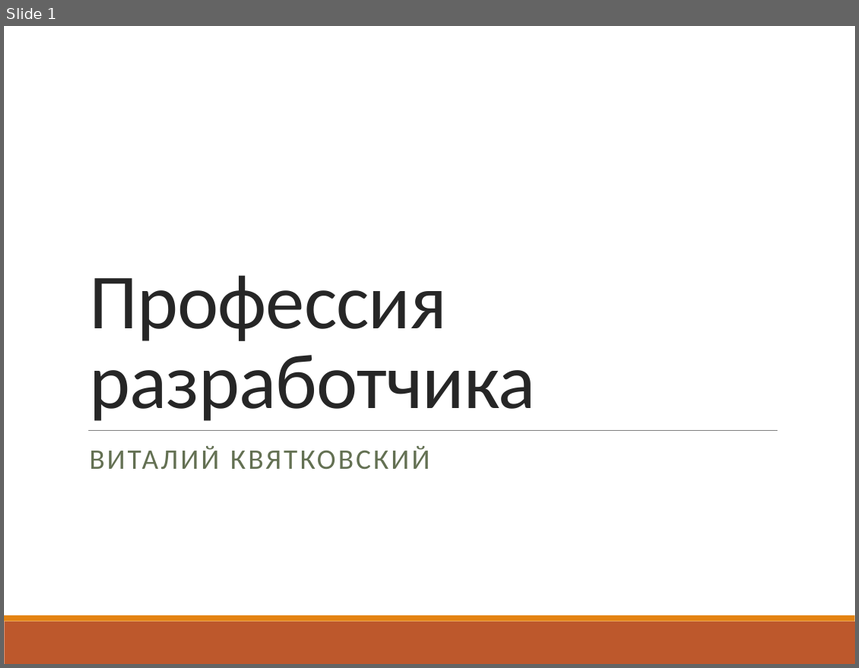
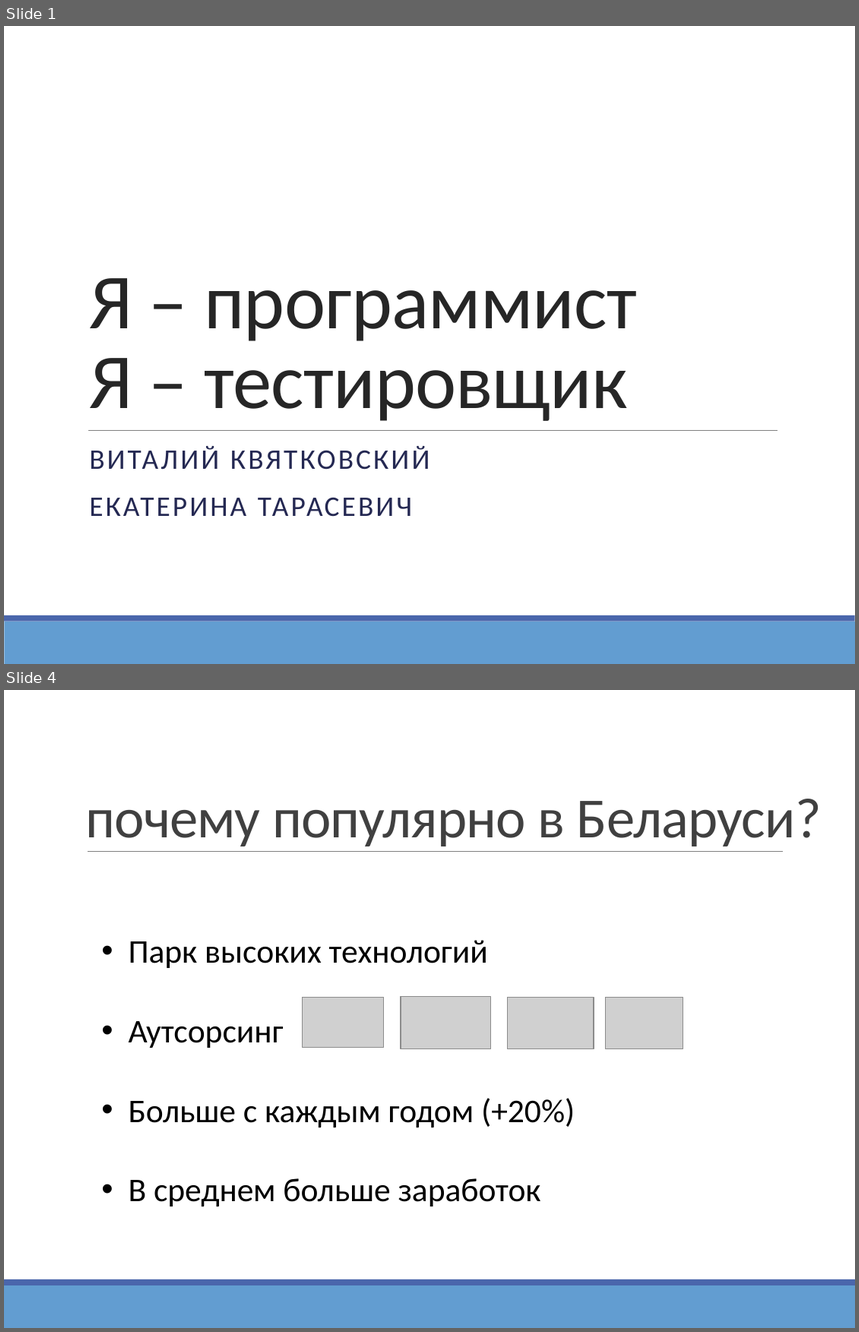
Before and after one commit to vitali-kviatkouski/personal, a slide deck: epamkids/EPAMKids.pptx. Shown one above the other, each under a label of ours: slide 1 before the commit, slides 1 and 4 after it; the slides between them are not shown. The pictures are 859x668 and 859x1332 pixels, drawn with LibreOffice and Linux fonts; fonts in the diff are those of the drawing; grey boxes stand for pictures. Boxes give left, top, right and bottom in pixels: in the first picture for what was removed or moved away, otherwise in the second. Text is boxed around its words. In the diff, an @@ line names an element or a change of style, - is before the commit and + after.

```diff
--- a/epamkids/EPAMKids.pptx
+++ b/epamkids/EPAMKids.pptx
@@ slide 4 added at (4,690,855,1328), background #FFFFFF; not listed: 2 template elements that a slide beside it also shows @@
@@ title added at (86,799,822,847), 48 pt, text #404040 @@
+почему популярно в Беларуси?
@@ line added from (88, 852) to (783, 852), #808080 0.5 pt @@
@@ text added at (129,940,575,1207), 28 pt, text #000000 @@
+• Парк высоких технологий
+• Аутсорсинг
+• Больше с каждым годом (+20%)
+• В среднем больше заработок
@@ picture added at (303,997,385,1047) @@
@@ picture added at (401,996,491,1049) @@
@@ picture added at (507,997,594,1049) @@
@@ picture added at (606,997,683,1049) @@
@@ slide 1 changed as well @@
@@ title at (89,278,637,421): text changed @@
-Профессия
-разработчика
+Я – программист
+Я – тестировщик
@@ subtitle at (89,446,430,470): text colour #637052 to #242852 in "ВИТАЛИЙ КВЯТКОВСКИЙ" @@
@@ subtitle at (89,497,412,517): paragraph added @@
+ЕКАТЕРИНА ТАРАСЕВИЧ
@@ rectangle at (4,616,855,622): fill #E48312 to #4A66AC @@
@@ rectangle at (4,622,855,664): fill #BD582C to #629DD1 @@
```
Also in this commit, not shown: 20 other slides changed, 2 other slides added, 6 slides removed.
